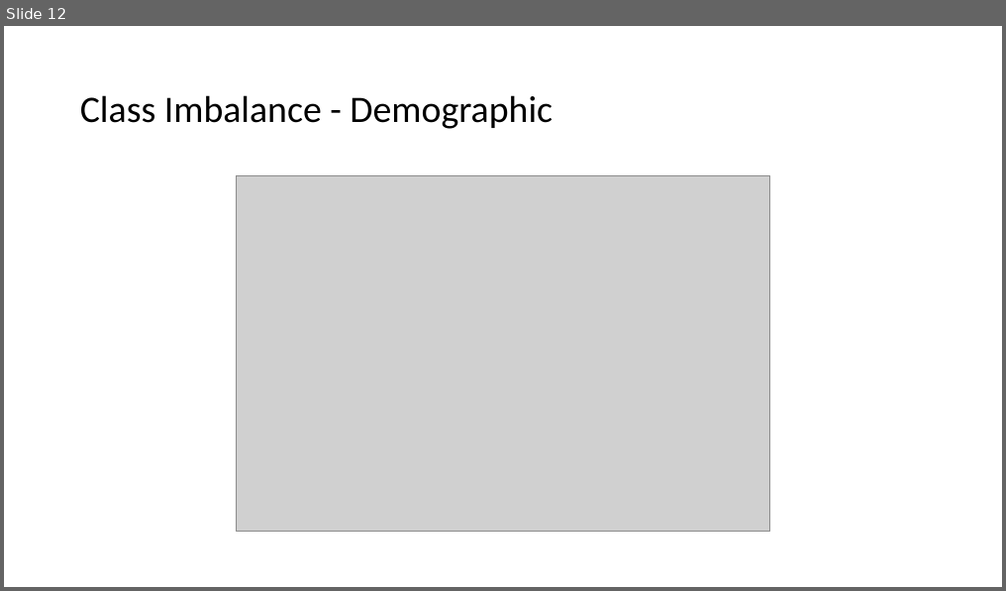
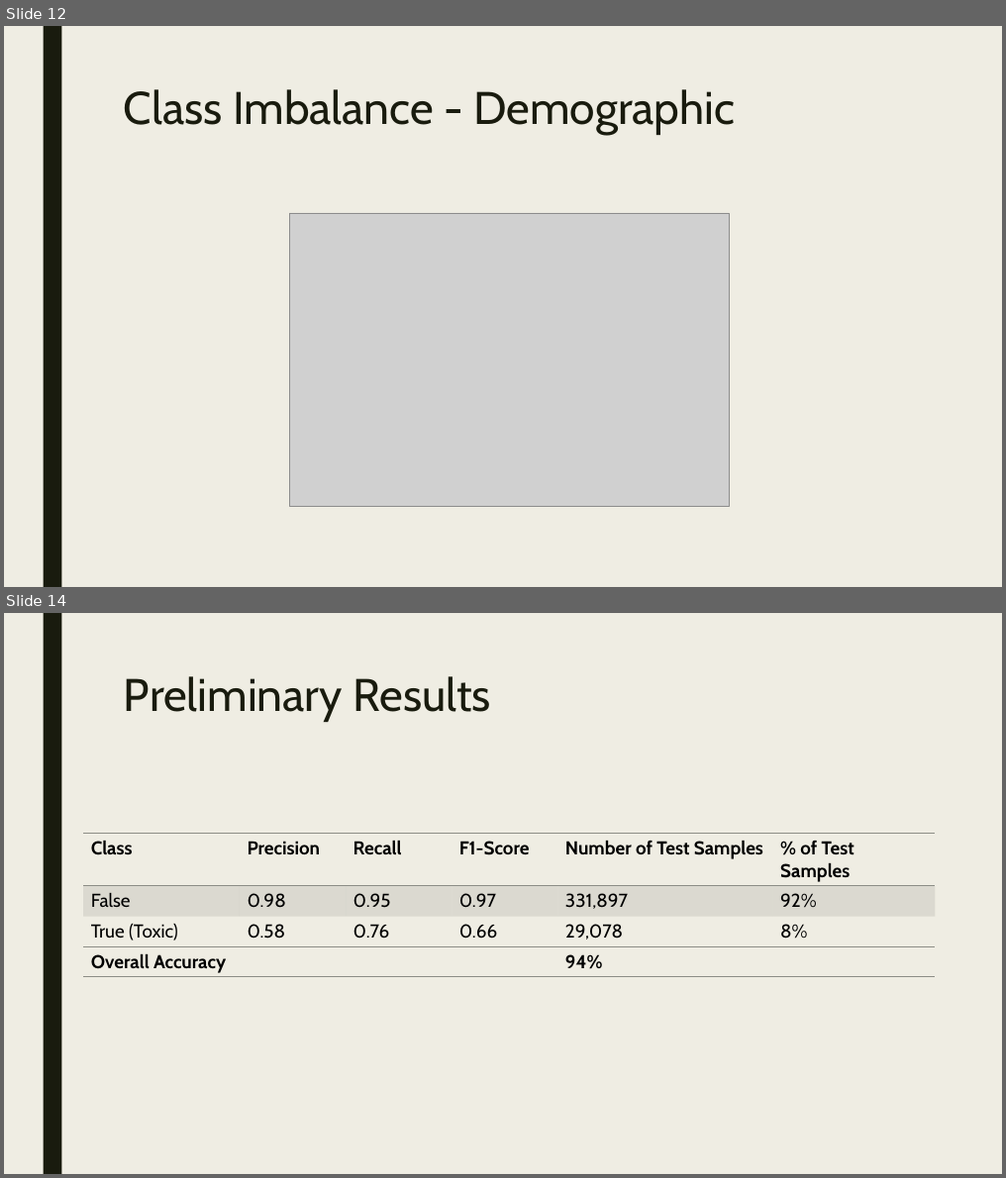
Before and after one commit to jsakhnin/NLPmodule, a slide deck: NLP_presentation.pptx. Shown one above the other, each under a label of ours: slide 12 before the commit, slides 12 and 14 after it; the slides between them are not shown. The pictures are 1006x591 and 1006x1178 pixels, drawn with LibreOffice and Linux fonts; fonts in the diff are those of the drawing; grey boxes stand for pictures. Boxes give left, top, right and bottom in pixels: in the first picture for what was removed or moved away, otherwise in the second. Text is boxed around its words. In the diff, an @@ line names an element or a change of style, - is before the commit and + after.

```diff
--- a/NLP_presentation.pptx
+++ b/NLP_presentation.pptx
@@ slide 14 added at (x1=4, y1=613, x2=1002, y2=1174), background #EFEDE3; not listed: 1 template element that a slide beside it also shows @@
@@ title added at (x1=124, y1=676, x2=490, y2=722), 44 pt, text #191B0E @@
+Preliminary Results
@@ table added at (x1=83, y1=833, x2=936, y2=977), 4 rows, 6 columns @@
+Class | Precision | Recall | F1-Score | Number of Test Samples | % of Test Samples
+False | 0.98 | 0.95 | 0.97 | 331,897 | 92%
+True (Toxic) | 0.58 | 0.76 | 0.66 | 29,078 | 8%
+Overall Accuracy |  |  |  | 94% | 
@@ slide 12 changed as well @@
@@ background #FFFFFF to #EFEDE3 @@
@@ rectangle added at (x1=43, y1=26, x2=61, y2=587), fill #191B0E @@
@@ title "Class Imbalance - Demographic" moved from (x1=80, y1=95, x2=552, y2=129) to (x1=124, y1=89, x2=735, y2=135) @@
@@ title "Class Imbalance - Demographic" at (x1=124, y1=89, x2=735, y2=135): size 36 to 44 pt, font Calibri to Cabin, text colour #000000 to #191B0E; line spacing 0.9 to 0.89; vertical alignment middle to top @@
@@ picture resized from (x1=236, y1=175, x2=770, y2=532) to (x1=289, y1=213, x2=729, y2=506) @@
```
Also in this commit, not shown: 15 other slides changed, 1 slide removed.
